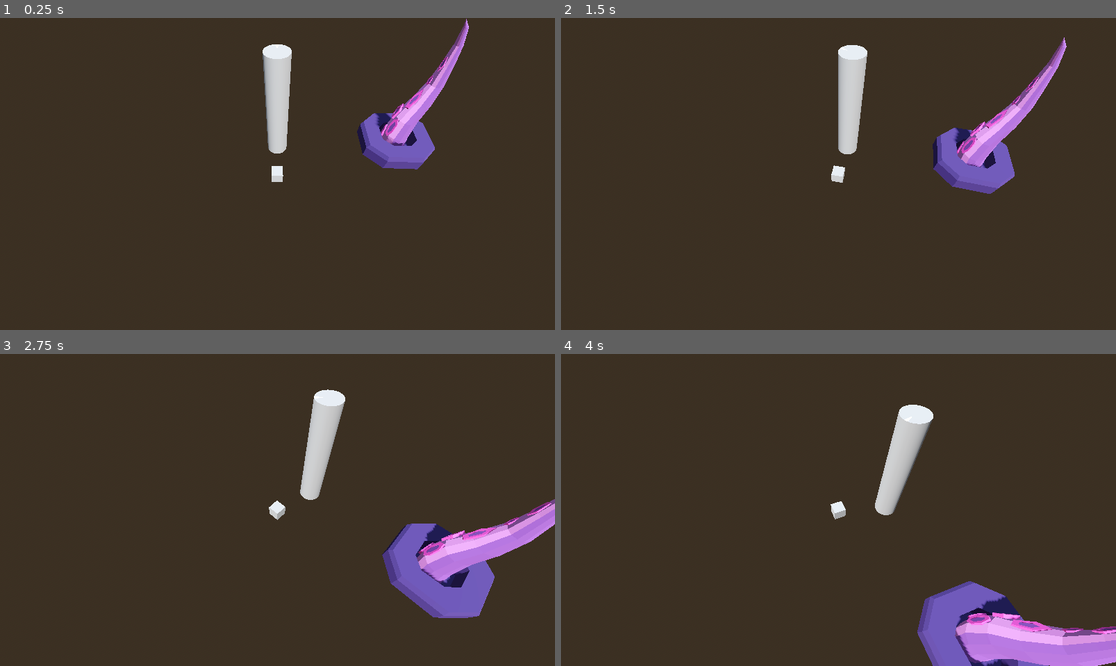
Above: before the commit, frames 1-4 (two rows, left to right).
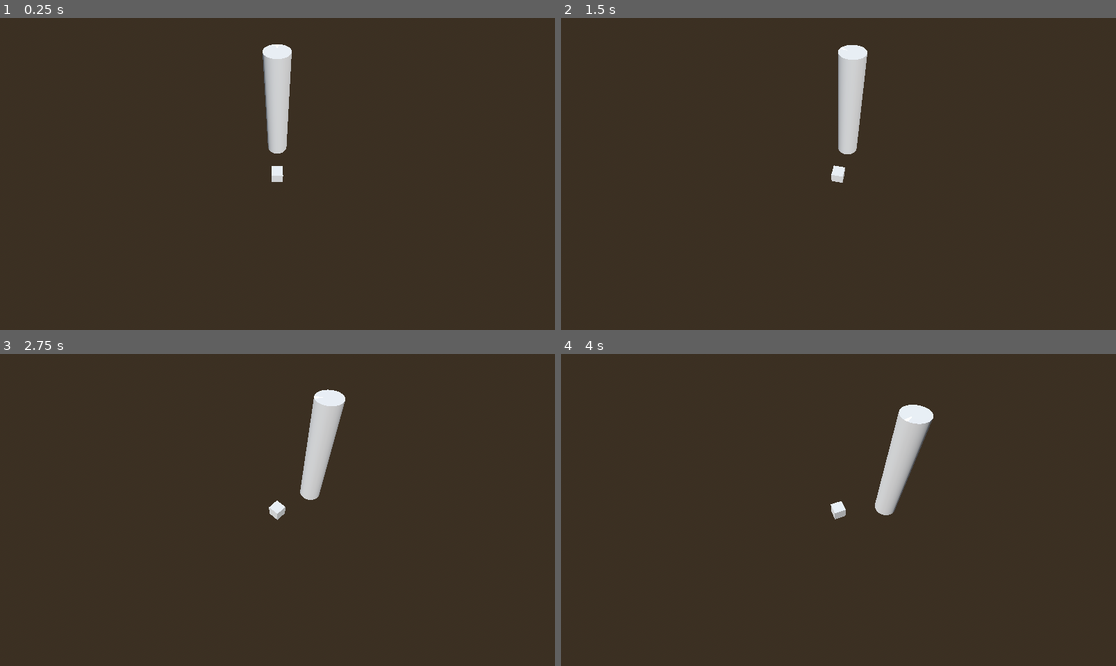
Above: after the commit, the same moments.

Repository: Yrthgze/Lighthouse
Game: Godot game, scene res://scenes/main_level.tscn
Same seed, same stepped clock (60 frames per second), same inputs: the game is played once before the commit and once after it.
Inputs:
- Up to frame 1 (0.25 s): no input
- Up to frame 2 (1.5 s): tap Enter at 0.5 s; hold D (rotate_lighthouse_right) 0.53-1.28 s; tap Space at 1.25 s; hold Q (rotate_left) from 1.28 s (still down)
- Up to frame 3 (2.75 s): release Q (rotate_left) at 2.03 s; hold D (rotate_lighthouse_right) from 2.03 s (still down)
- Up to frame 4 (4 s): tap Enter at 2.75 s; tap Space at 3.5 s; release D (rotate_lighthouse_right) at 3.53 s; hold Q (rotate_left) from 3.53 s (still down)

The runs differ from the first frame. In frame 1, 2.9% of the frame differs, in the area x 64-85%, y 0-49%; in frame 2, 3.5%; in frame 3, 5.8%; in frame 4, 6.3%, in the area x 64-100%, y 72-100%.

Commit message:
[TheLighthouse]: First low poly animation tries

Diff:
--- a/scenes/enemies/tentacle.tscn
+++ b/scenes/enemies/tentacle.tscn
@@ -47,7 +47,7 @@
 
 [node name="PhysicalBone3D2" type="PhysicalBone3D" parent="Sketchfab_Scene/Skeleton3D"]
 transform = Transform3D(0.999997, 0, 0, 0, 1.00001, 0, 0, 0, 0.999997, 0, 142.912, -44.0851)
-joint_offset = Transform3D(1, 0, 0, 0, 1, 0, 0, 0, 1, 0, -142.911, 44.0853)
+joint_offset = Transform3D(1, 0, 0, 0, 1, 0, 0, 0, 1, 0, -142.911, 44.0852)
 body_offset = Transform3D(0.999997, 0, 0, 0, 1.00001, 0, 0, 0, 0.999997, 0, 142.912, -44.0851)
 
 [node name="CollisionShape3D" type="CollisionShape3D" parent="Sketchfab_Scene/Skeleton3D/PhysicalBone3D2"]
--- a/scenes/main_level.tscn
+++ b/scenes/main_level.tscn
@@ -3,7 +3,7 @@
 [ext_resource type="Script" path="res://scripts/camera/IsometricCamera.gd" id="1_tw4xm"]
 [ext_resource type="Script" path="res://scripts/Movable.gd" id="2_vpmt4"]
 [ext_resource type="PackedScene" uid="uid://ct2tm8hjgiah1" path="res://scenes/lighthouse.tscn" id="3_4w0dy"]
-[ext_resource type="PackedScene" uid="uid://dy8qwi6suw4vk" path="res://scenes/enemies/tentacle.tscn" id="4_mwp3c"]
+[ext_resource type="PackedScene" uid="uid://cr66k0apkbo8o" path="res://models/blender/new_tentacle_grouped.glb" id="4_uktra"]
 
 [sub_resource type="FogMaterial" id="FogMaterial_cmcla"]
 density = 0.3
@@ -64,5 +64,5 @@
 
 [node name="Lighthouse" parent="Scene" instance=ExtResource("3_4w0dy")]
 
-[node name="Tentacle" parent="." instance=ExtResource("4_mwp3c")]
-transform = Transform3D(-0.00125365, 0, -0.0299738, 0, 0.03, 0, 0.0299738, 0, -0.00125365, 12.4066, 0, 0)
+[node name="new_tentacle_grouped" parent="." instance=ExtResource("4_uktra")]
+transform = Transform3D(-0.263536, 0, 0.964649, 0, 1, 0, -0.964649, 0, -0.263536, 57.1709, -6.64991, 4.70562)
Binary file added: models/blender/new_tentacle_grouped.glb
Not shown, added: models/blender/new_tentacle_grouped.glb.import
Binary file added: models/blender/new_tentacle_grouped2.glb
Not shown, added: models/blender/new_tentacle_grouped2.glb.import
Binary file added: models/blender/tentacle_grouped.glb
Not shown, changed: models/blender/tentacle_grouped.glb.import
Binary file removed: models/enemies/low_poly_tentacle.glb
Not shown, added: models/blender/tenAC42.tmp
Not shown, added: models/blender/tenF1A6.tmp
Not shown, added: models/blender/tentacle.blend
Not shown, added: models/blender/tentacle.blend1
Not shown, added: models/blender/tentacle_grouped.blend
(and 1 more such lines)
